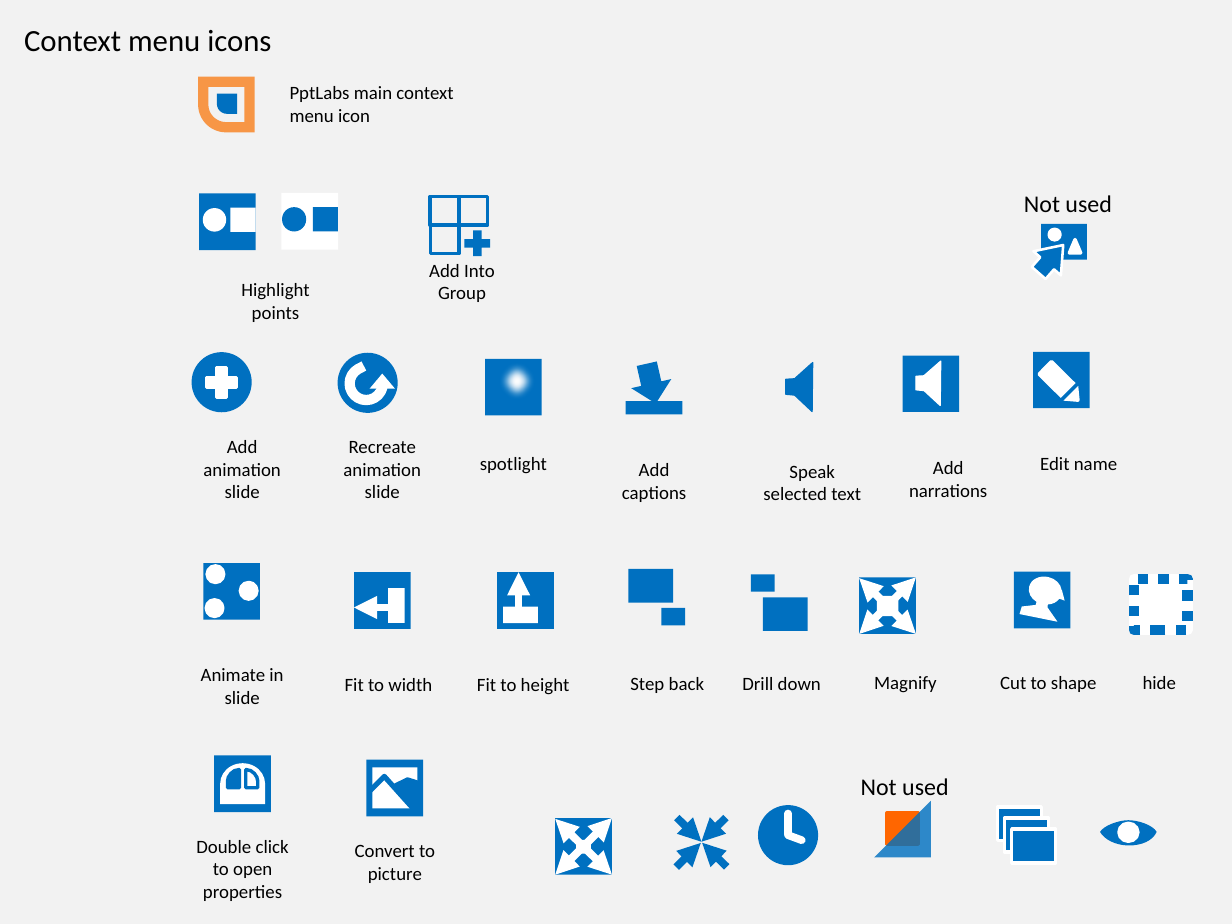
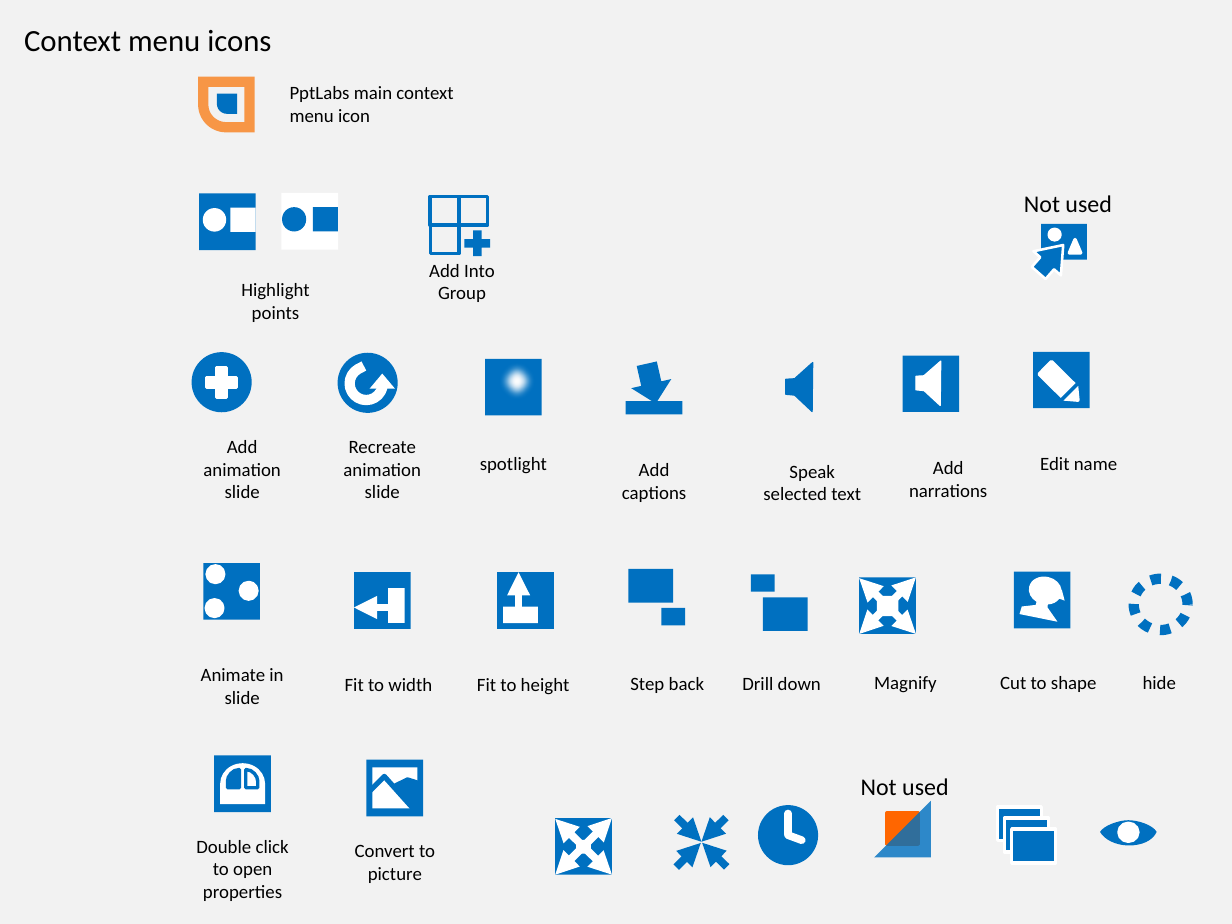
Before and after one commit to PowerPointLabs/PowerPointLabs, a slide deck: slide 8 of doc/Icons.pptx. Drawn at 1232x924 pixels with LibreOffice and Linux fonts; fonts in the diff are those of the drawing. Boxes give left, top, right and bottom in pixels: in the first picture for what was removed or moved away, otherwise in the second. Text is boxed around its words. In the diff, an @@ line names an element or a change of style, - is before the commit and + after.

```diff
--- a/doc/Icons.pptx
+++ b/doc/Icons.pptx
@@ ellipse at (1133,579,1188,631): rectangle to ellipse @@
@@ rectangle removed at (1133,579,1188,631) @@
```
Also in this commit, not shown: 2 other files.
